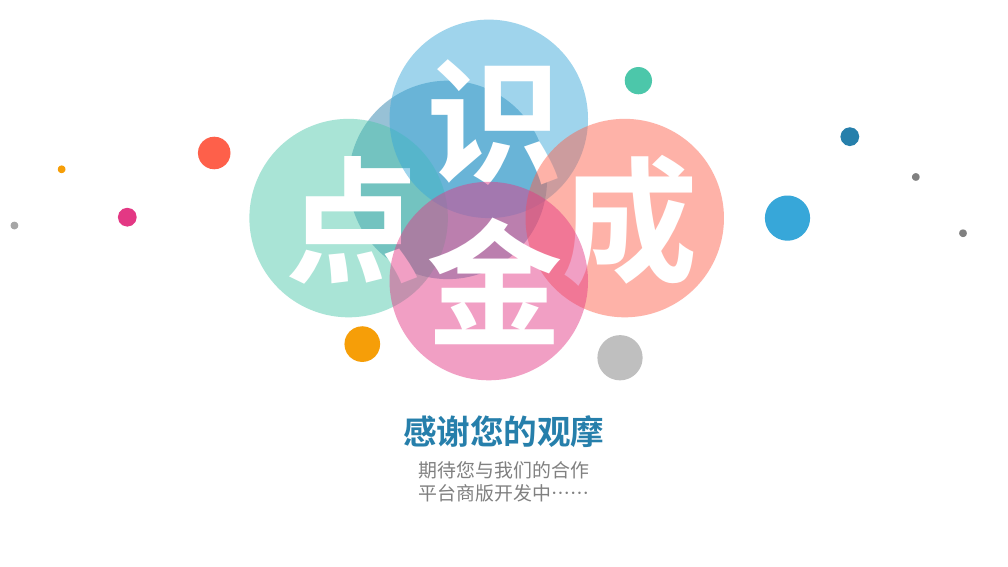
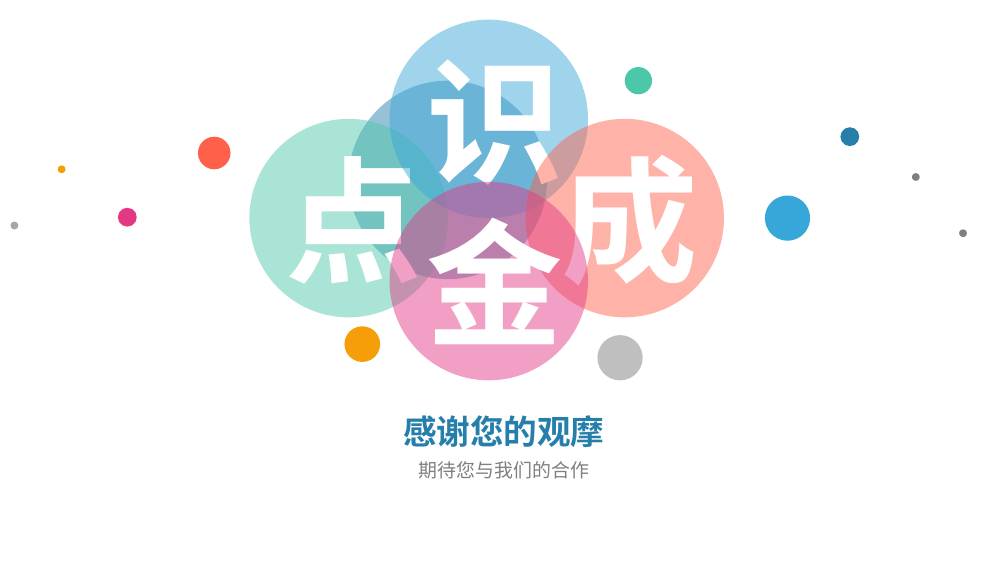
Before and after one commit to izhouping/KPA, a slide deck: slide 27 of 项目演示.pptx (slide 24 before the commit). Drawn at 1008x567 pixels with LibreOffice and Linux fonts; fonts in the diff are those of the drawing. Boxes give left, top, right and bottom in pixels: in the first picture for what was removed or moved away, otherwise in the second. Text is boxed around its words. In the diff, an @@ line names an element or a change of style, - is before the commit and + after.

```diff
--- a/项目演示.pptx
+++ b/项目演示.pptx
@@ text at (419, 484, 589, 502): paragraph removed @@
-平台商版开发中……
```
Also in this commit, not shown: 17 other slides changed, 4 slides added, 1 slide removed, 1 other file.
